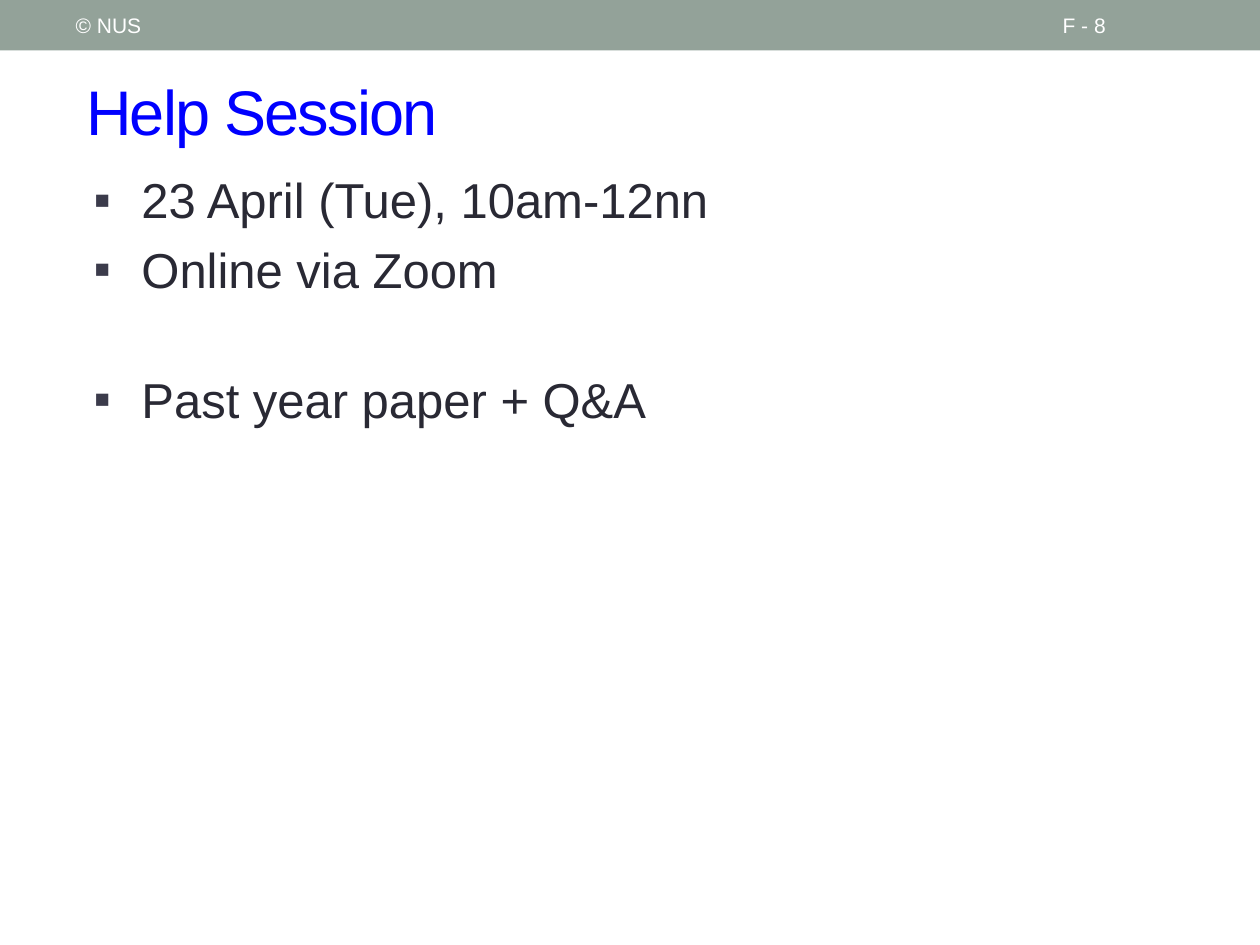
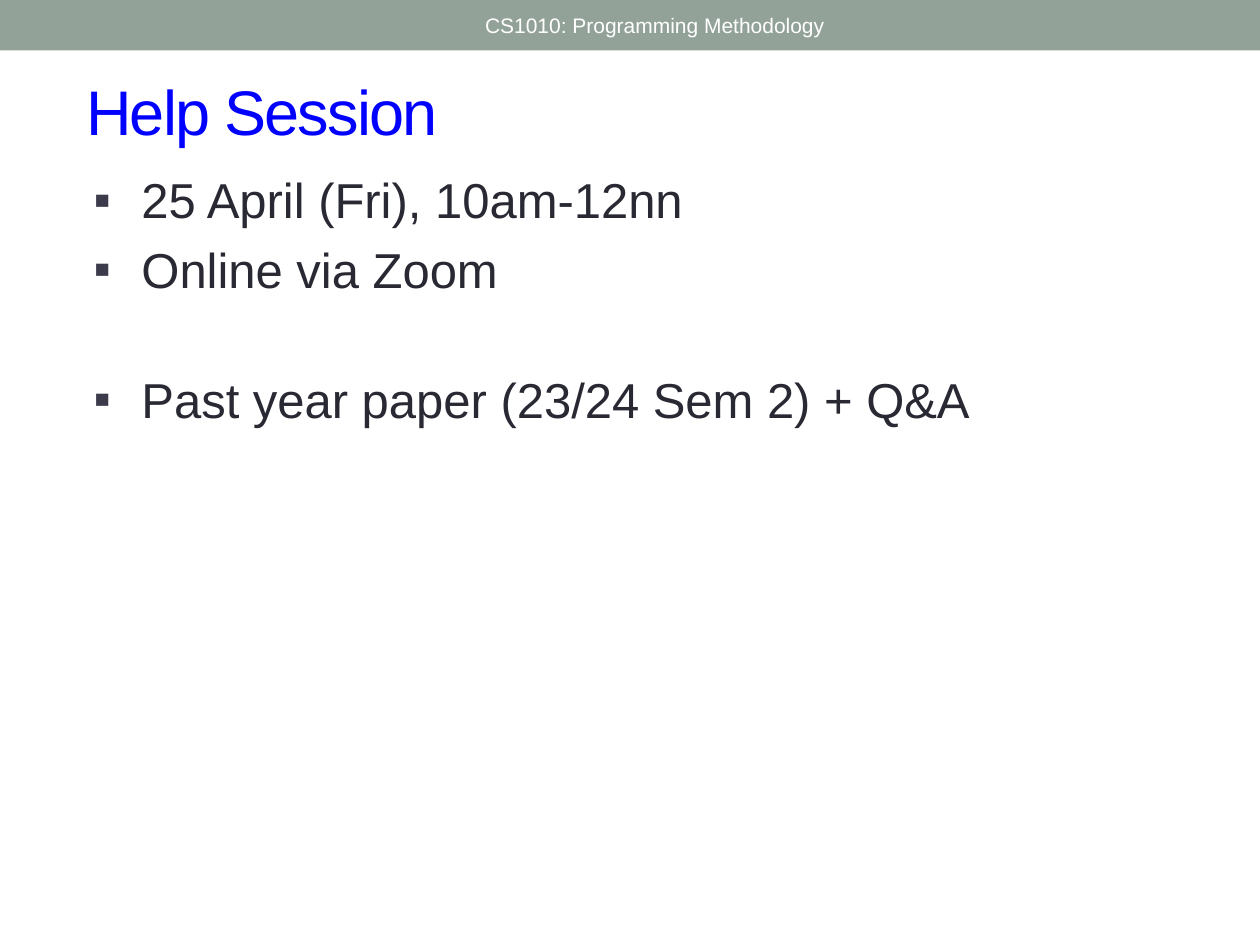
Before and after one commit to nus-cs1010-2425-s2/website, a slide deck: slide 8 of slides/Future.pptx. Drawn at 1260x945 pixels with LibreOffice and Linux fonts; fonts in the diff are those of the drawing. Boxes give left, top, right and bottom in pixels: in the first picture for what was removed or moved away, otherwise in the second. Text is boxed around its words. In the diff, an @@ line names an element or a change of style, - is before the commit and + after.

```diff
--- a/slides/Future.pptx
+++ b/slides/Future.pptx
@@ text removed at [97,18,141,33] @@
-© NUS
@@ text added at [485,18,824,37], 12 pt, text #FFFFFF @@
+CS1010: Programming Methodology
@@ page number removed at [1063,18,1106,33] @@
-F - 8
@@ text at [141,182,683,228]: text changed @@
-▪ 23 April (Tue), 10am-12nn
+▪ 25 April (Fri), 10am-12nn
@@ text at [141,382,969,428]: text changed @@
-▪ Past year paper + Q&A
+▪ Past year paper (23/24 Sem 2) + Q&A
```
Also in this commit, not shown: 10 other slides changed, 1 slide added, 2 other files.
